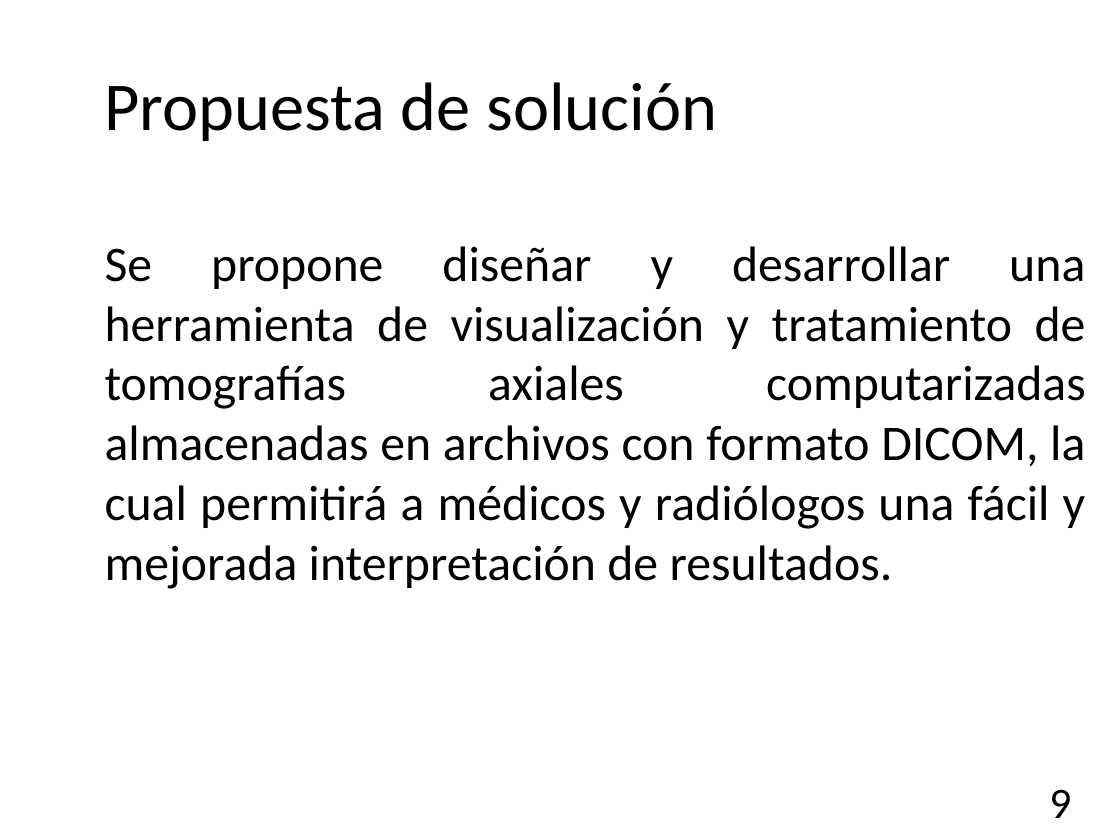
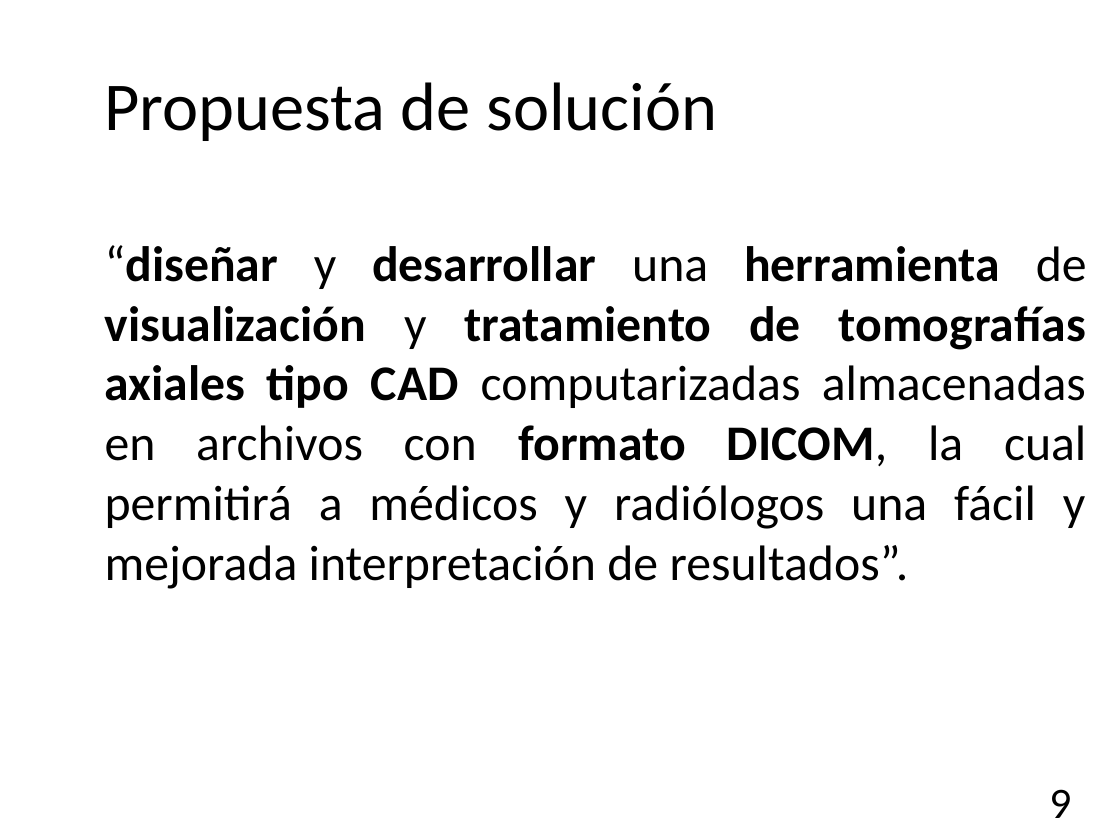
Before and after one commit to garo9521/Trabajo-Terminal, a slide deck: slide 9 of Documento/Presentación.pptx. Drawn at 1120x840 pixels with LibreOffice and Linux fonts; fonts in the diff are those of the drawing; background and template pictures are left out. Boxes give left, top, right and bottom in pixels: in the first picture for what was removed or moved away, otherwise in the second. Text is boxed around its words. In the diff, an @@ line names an element or a change of style, - is before the commit and + after.

```diff
--- a/Documento/Presentación.pptx
+++ b/Documento/Presentación.pptx
@@ text at (105,245,1087,589): text changed @@
-Se propone diseñar y desarrollar una herramienta de visualización y tratamiento de tomografías axiales computarizadas almacenadas en archivos con formato DICOM, la cual permitirá a médicos y radiólogos una fácil y mejorada interpretación de resultados.
+“diseñar y desarrollar una herramienta de visualización y tratamiento de tomografías axiales tipo CAD computarizadas almacenadas en archivos con formato DICOM, la cual permitirá a médicos y radiólogos una fácil y mejorada interpretación de resultados”.
```
Also in this commit, not shown: 2 other slides changed, 1 other file.
